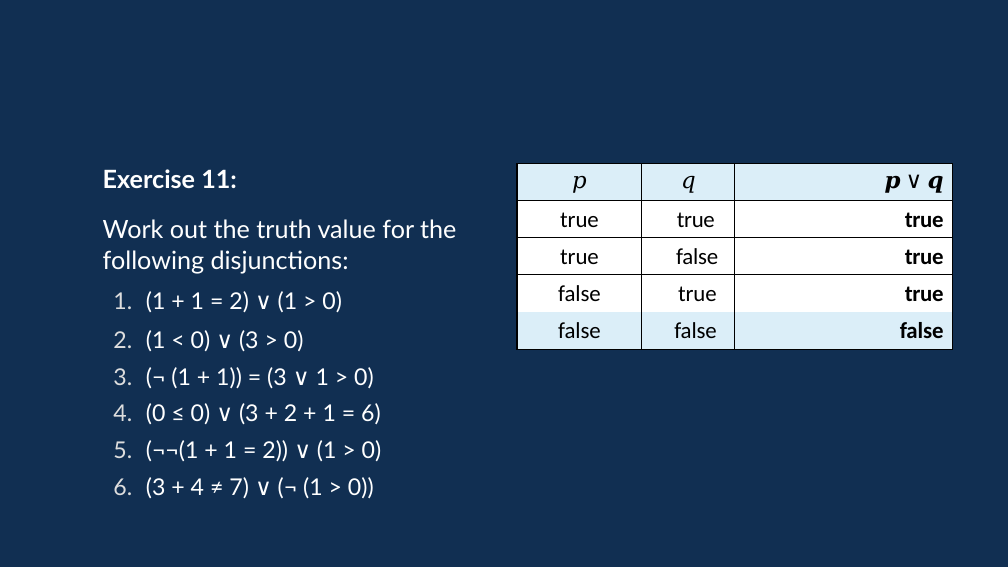
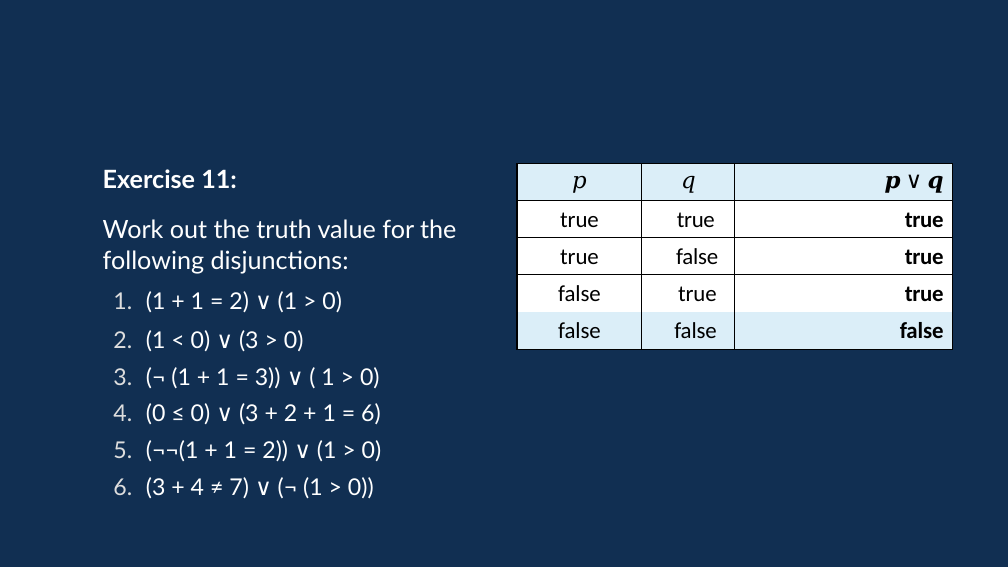
Before and after one commit to davidgundry/maths22-23, a slide deck: slide 38 of slides/maths-5-propositional-logic.odp. Drawn at 1008x567 pixels with LibreOffice and Linux fonts; fonts in the diff are those of the drawing. Boxes give left, top, right and bottom in pixels: in the first picture for what was removed or moved away, otherwise in the second. Text is boxed around its words. In the diff, an @@ line names an element or a change of style, - is before the commit and + after.

```diff
--- a/slides/maths-5-propositional-logic.odp
+++ b/slides/maths-5-propositional-logic.odp
@@ text at (171, 367, 380, 388): text changed @@
-  3. (¬ (1 + 1)) = (3 ∨ 1 > 0)
+  3. (¬ (1 + 1 = 3)) ∨ ( 1 > 0)
```
Also in this commit, not shown: 12 other slides changed, 1 slide added, 1 slide removed.
